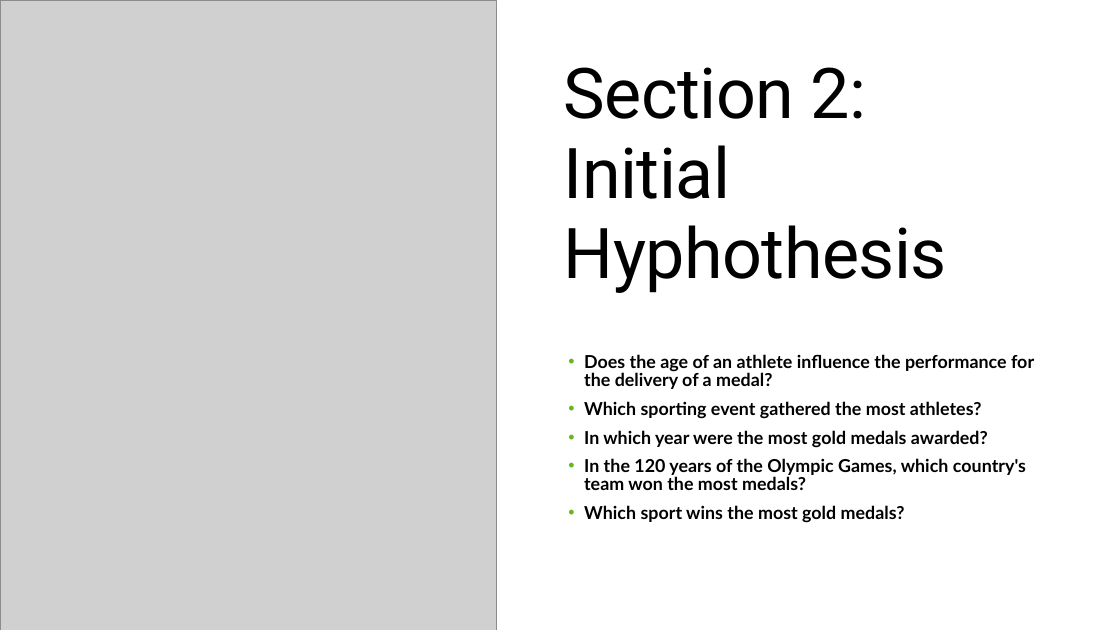
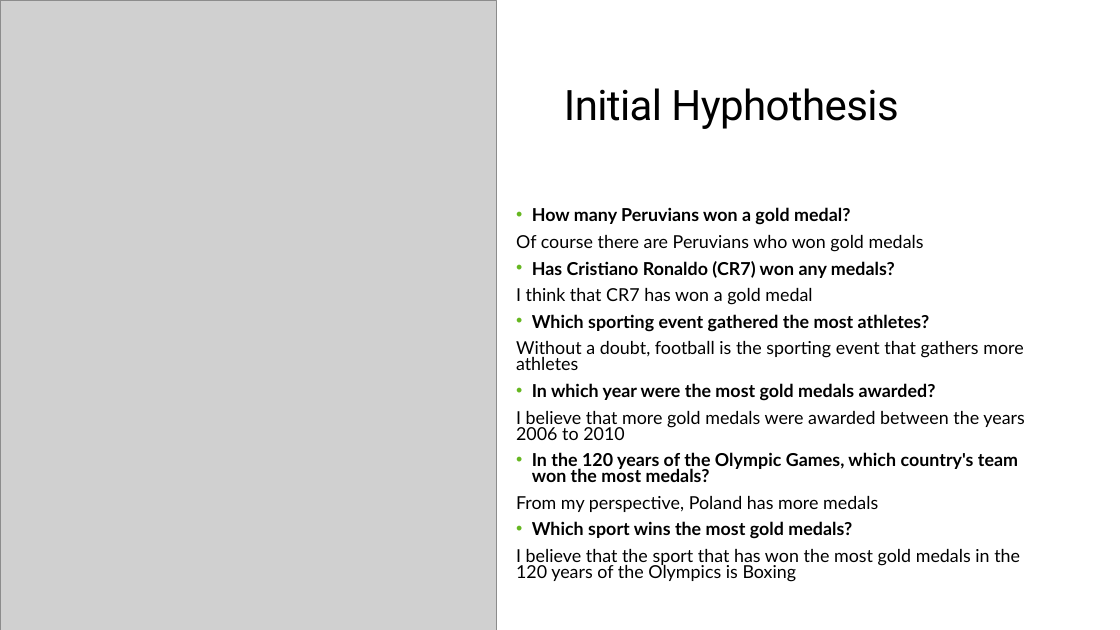
Before and after one commit to Emermv/sql-for-data-science, a slide deck: slide 11 of Project Proposal Template.pptx (slide 4 before the commit). Drawn at 1120x630 pixels with LibreOffice and Linux fonts; fonts in the diff are those of the drawing; grey boxes stand for pictures. Boxes give left, top, right and bottom in pixels: in the first picture for what was removed or moved away, otherwise in the second. Text is boxed around its words. In the diff, an @@ line names an element or a change of style, - is before the commit and + after.

```diff
--- a/Project Proposal Template.pptx
+++ b/Project Proposal Template.pptx
@@ title at (x1=564, y1=88, x2=898, y2=129): text changed; size 60 to 36 pt @@
-Section 2: Initial Hyphothesis
+Initial Hyphothesis
@@ subtitle "How many Peruvians won a ..." moved from (x1=584, y1=354, x2=1034, y2=523) to (x1=516, y1=207, x2=1025, y2=582) @@
@@ subtitle at (x1=516, y1=207, x2=924, y2=305): text changed; bold off @@
-• Does the age of an athlete influence the performance for the delivery of a medal?
+• How many Peruvians won a gold medal?
+Of course there are Peruvians who won gold medals
+• Has Cristiano Ronaldo (CR7) won any medals?
+I think that CR7 has won a gold medal
@@ subtitle at (x1=532, y1=314, x2=1018, y2=539): line spacing 0.85 to 0.75 @@
@@ subtitle at (x1=516, y1=341, x2=1023, y2=370): paragraph added @@
+Without a doubt, football is the sporting event that gathers more athletes
@@ subtitle at (x1=516, y1=411, x2=1025, y2=440): paragraph added @@
+I believe that more gold medals were awarded between the years 2006 to 2010
@@ subtitle at (x1=516, y1=496, x2=878, y2=512): paragraph added @@
+From my perspective, Poland has more medals
@@ subtitle at (x1=516, y1=549, x2=1020, y2=582): paragraph added @@
+I believe that the sport that has won the most gold medals in the 120 years of the Olympics is Boxing
```
Also in this commit, not shown: 2 other slides changed, 7 slides added, 17 other files.
